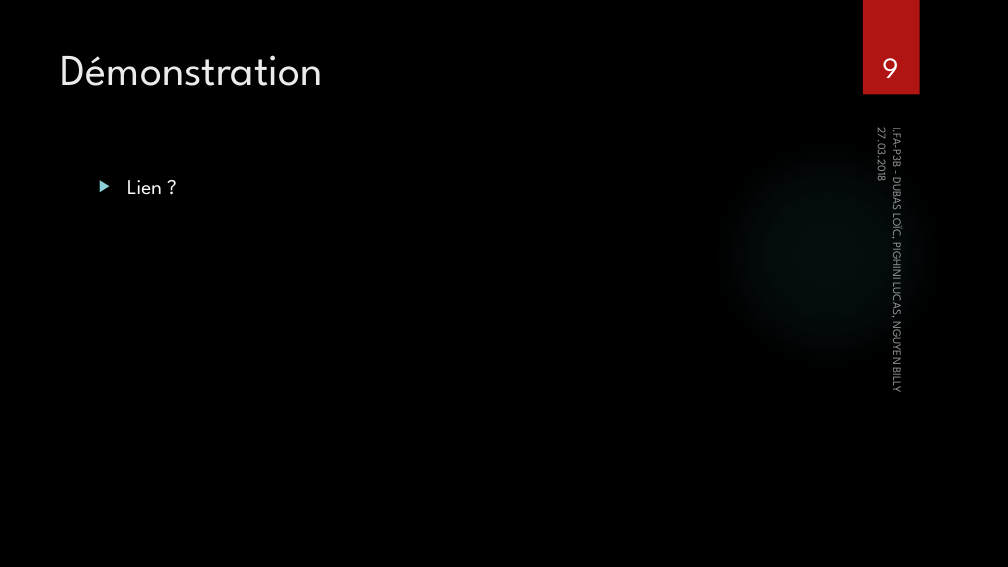
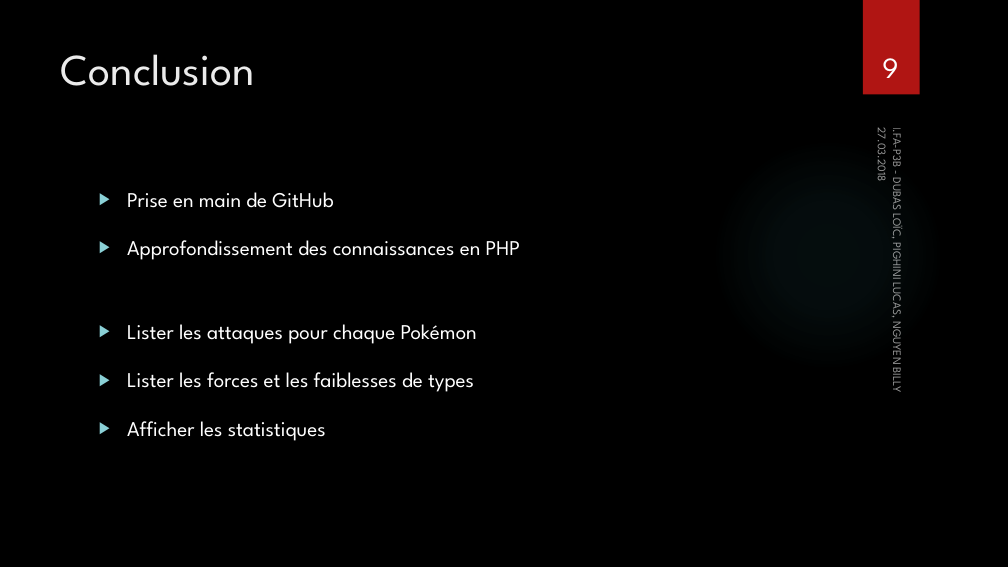
Before and after one commit to BillyNgu/pokedex, a slide deck: slide 9 of Documentation/Pokedex_presentation.pptx. Drawn at 1008x567 pixels with LibreOffice and Linux fonts; fonts in the diff are those of the drawing; background and template pictures are left out. Boxes give left, top, right and bottom in pixels: in the first picture for what was removed or moved away, otherwise in the second. Text is boxed around its words. In the diff, an @@ line names an element or a change of style, - is before the commit and + after.

```diff
--- a/Documentation/Pokedex_presentation.pptx
+++ b/Documentation/Pokedex_presentation.pptx
@@ title at [61,54,255,86]: text changed @@
-Démonstration
+Conclusion
@@ text at [127,192,521,441]: text changed @@
-▶ Lien ?
+▶ Prise en main de GitHub
+▶ Approfondissement des connaissances en PHP
+▶ Lister les attaques pour chaque Pokémon
+▶ Lister les forces et les faiblesses de types
+▶ Afficher les statistiques
```
Also in this commit, not shown: 4 other slides changed, 2 other files.
